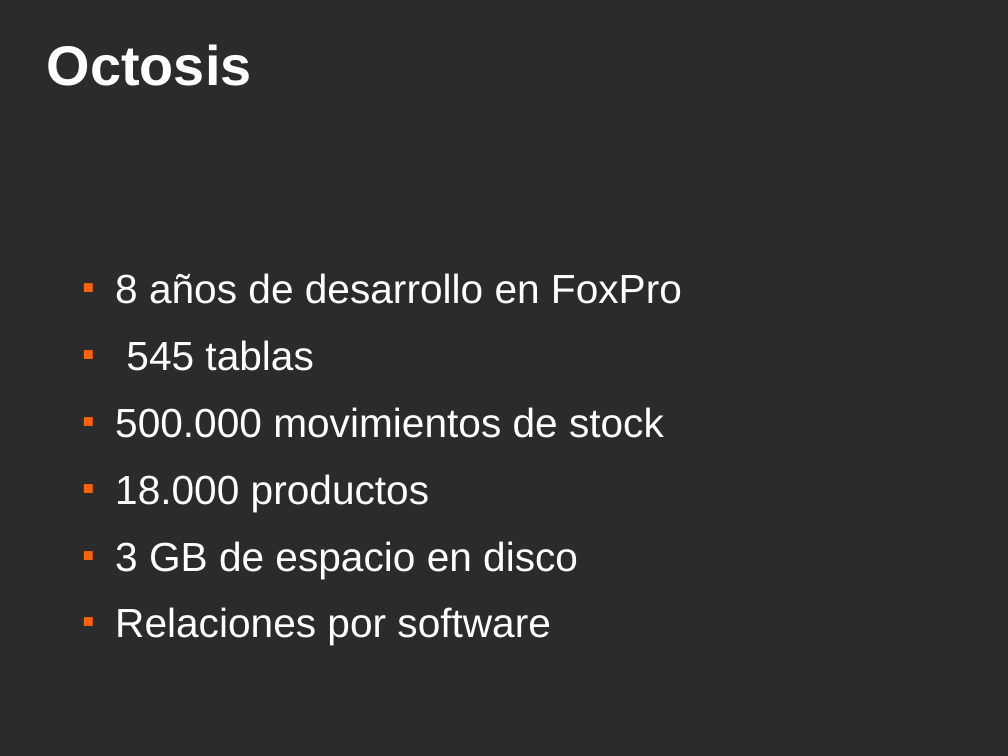
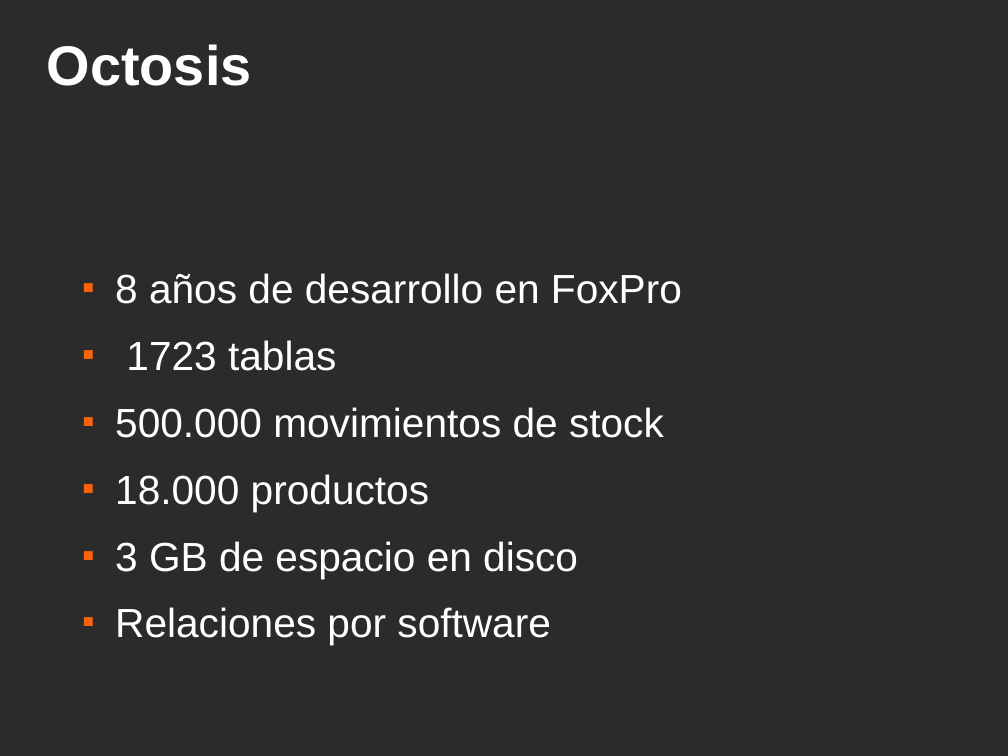
Before and after one commit to ervin45/proyectofinal, a slide deck: slide 17 of doc/material_para_la_catedra/presentacion_final/presentacion_final.odp. Drawn at 1008x756 pixels with LibreOffice and Linux fonts; fonts in the diff are those of the drawing; background and template pictures are left out; a plain dark background stands for a picture behind light text. Boxes give left, top, right and bottom in pixels: in the first picture for what was removed or moved away, otherwise in the second. Text is boxed around its words. In the diff, an @@ line names an element or a change of style, - is before the commit and + after.

```diff
--- a/doc/material_para_la_catedra/presentacion_final/presentacion_final.odp
+++ b/doc/material_para_la_catedra/presentacion_final/presentacion_final.odp
@@ text at <box>126,340,336,371</box>: text changed @@
-■ 545 tablas
+■ 1723 tablas
```
Also in this commit, not shown: 7 other slides changed, 1 slide removed.
